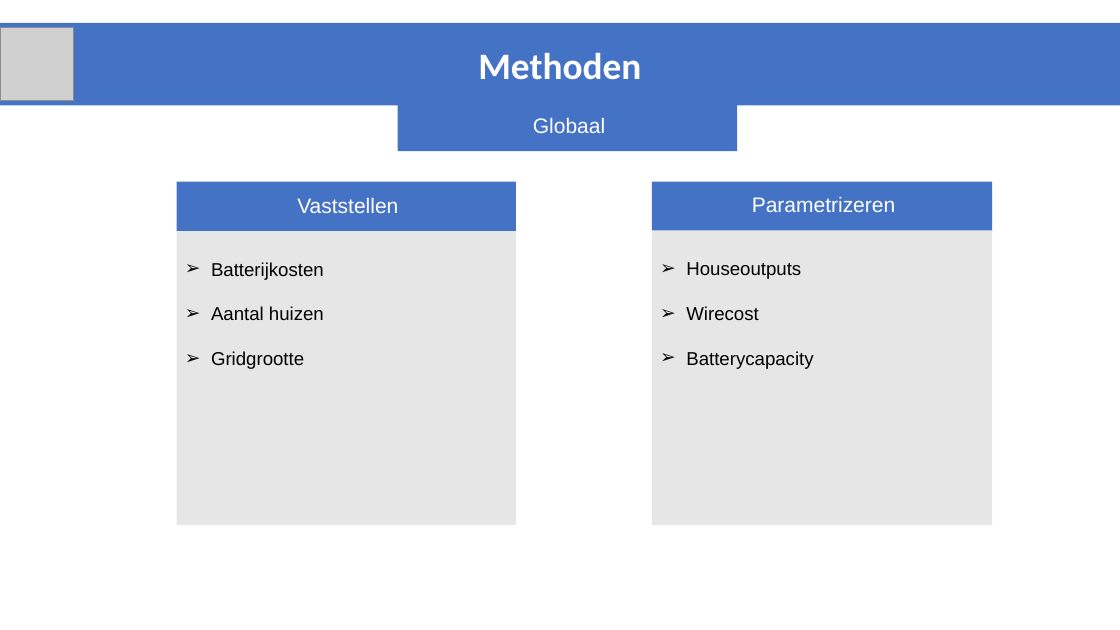
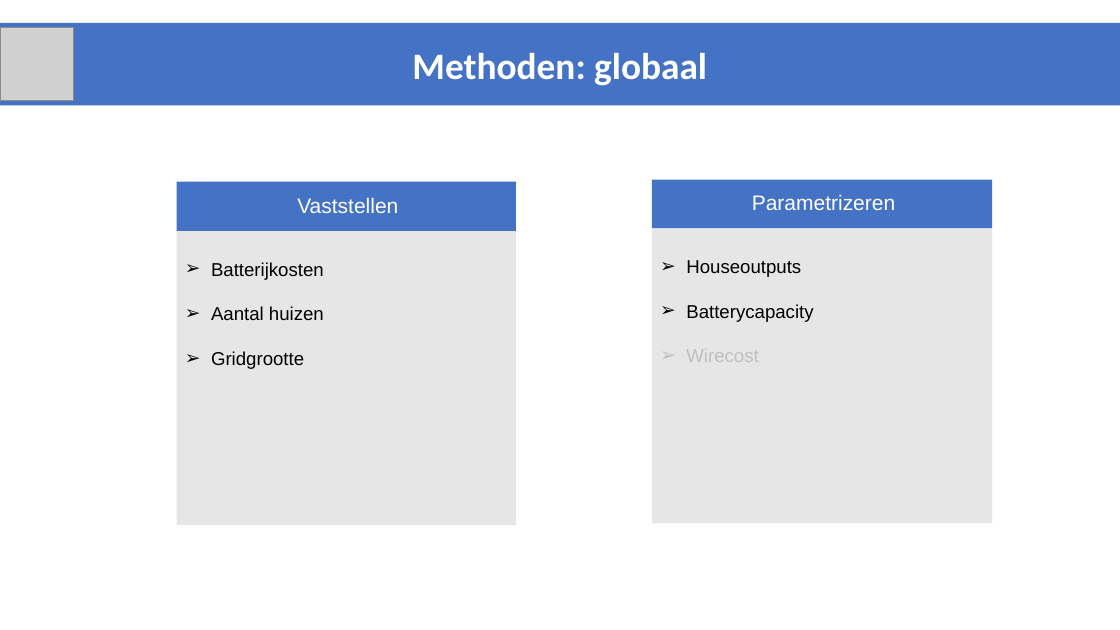
Before and after one commit to JappaB/Advanced-Heuristics, a slide deck: slide 14 of resultaten/Resultaten na goede Hillclimber/Smartgrids_2017_advancedHeuristics_VerdeniusBakker/Final Presentation.pptx (slide 15 before the commit). Drawn at 1120x630 pixels with LibreOffice and Linux fonts; fonts in the diff are those of the drawing; grey boxes stand for pictures. Boxes give left, top, right and bottom in pixels: in the first picture for what was removed or moved away, otherwise in the second. Text is boxed around its words. In the diff, an @@ line names an element or a change of style, - is before the commit and + after.

```diff
--- a/resultaten/Resultaten na goede Hillclimber/Smartgrids_2017_advancedHeuristics_VerdeniusBakker/Final Presentation.pptx
+++ b/resultaten/Resultaten na goede Hillclimber/Smartgrids_2017_advancedHeuristics_VerdeniusBakker/Final Presentation.pptx
@@ text in rectangle at (x1=412, y1=53, x2=707, y2=86): text changed @@
-Methoden
+Methoden: globaal
@@ rectangle removed at (x1=398, y1=102, x2=738, y2=151) @@
-Globaal
@@ text in rectangle at (x1=686, y1=304, x2=813, y2=322): paragraph added @@
+➢ Batterycapacity
@@ text in rectangle at (x1=686, y1=351, x2=813, y2=369): paragraph removed @@
-➢ Batterycapacity
@@ text in rectangle at (x1=686, y1=346, x2=758, y2=367): text colour #000000 to #BFBFBF in "Wirecost" @@
```
Also in this commit, not shown: 6 other slides changed, 6 slides added, 5 slides removed, 23 other files.
